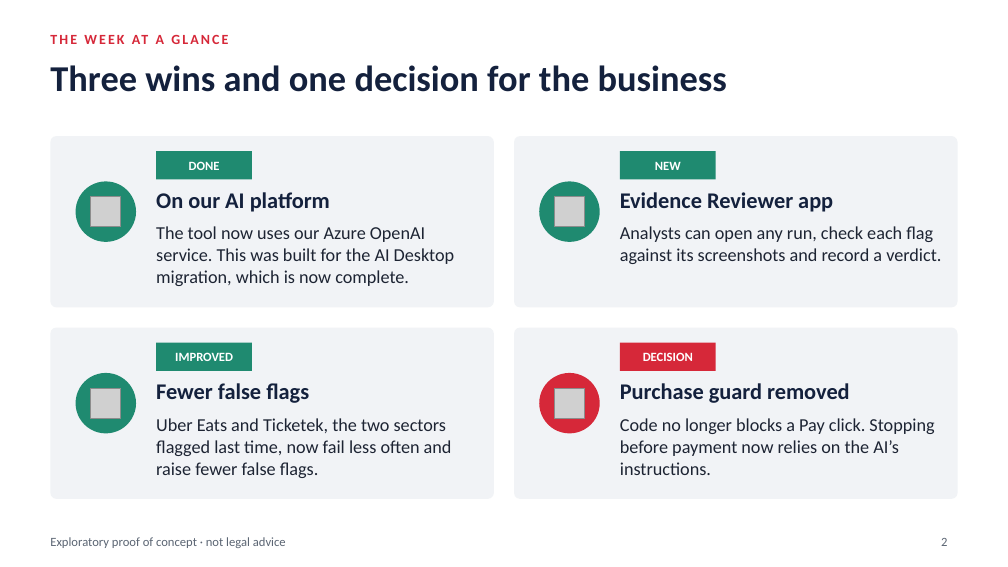
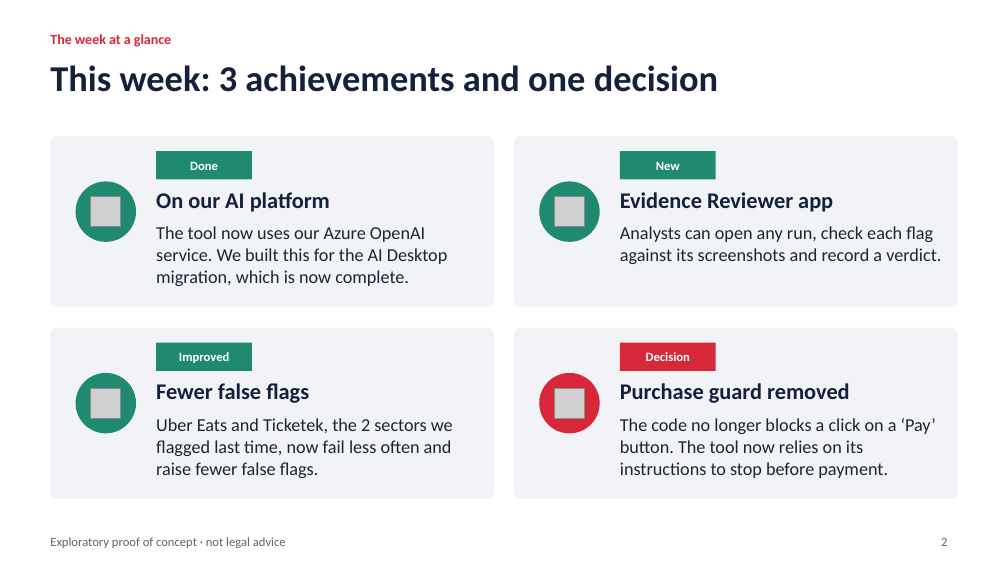
Before and after one commit to roflov2/browser-automation, a slide deck: slide 2 of docs/Drip_Pricing_PoC_update_2026-11-24.pptx. Drawn at 1008x567 pixels with LibreOffice and Linux fonts; fonts in the diff are those of the drawing; grey boxes stand for pictures. Boxes give left, top, right and bottom in pixels: in the first picture for what was removed or moved away, otherwise in the second. Text is boxed around its words. In the diff, an @@ line names an element or a change of style, - is before the commit and + after.

```diff
--- a/docs/Drip_Pricing_PoC_update_2026-11-24.pptx
+++ b/docs/Drip_Pricing_PoC_update_2026-11-24.pptx
@@ text at box(50, 34, 171, 47): text changed @@
-THE WEEK AT A GLANCE
+The week at a glance
@@ title at box(50, 65, 718, 92): text changed @@
-Three wins and one decision for the business
+This week: 3 achievements and one decision
@@ text in rectangle at box(190, 161, 218, 170): text changed @@
-DONE
+Done
@@ text in rectangle at box(656, 161, 680, 170): text changed @@
-NEW
+New
@@ text at box(156, 226, 448, 286): text changed @@
-The tool now uses our Azure OpenAI service. This was built for the AI Desktop migration, which is now complete.
+The tool now uses our Azure OpenAI service. We built this for the AI Desktop migration, which is now complete.
@@ text in rectangle at box(179, 352, 229, 363): text changed @@
-IMPROVED
+Improved
@@ text in rectangle at box(646, 352, 690, 361): text changed @@
-DECISION
+Decision
@@ text at box(156, 418, 453, 478): text changed @@
-Uber Eats and Ticketek, the two sectors flagged last time, now fail less often and raise fewer false flags.
+Uber Eats and Ticketek, the 2 sectors we flagged last time, now fail less often and raise fewer false flags.
@@ text at box(620, 418, 936, 478): text changed @@
-Code no longer blocks a Pay click. Stopping before payment now relies on the AI’s instructions.
+The code no longer blocks a click on a ‘Pay’ button. The tool now relies on its instructions to stop before payment.
```
Also in this commit, not shown: 7 other slides changed.
